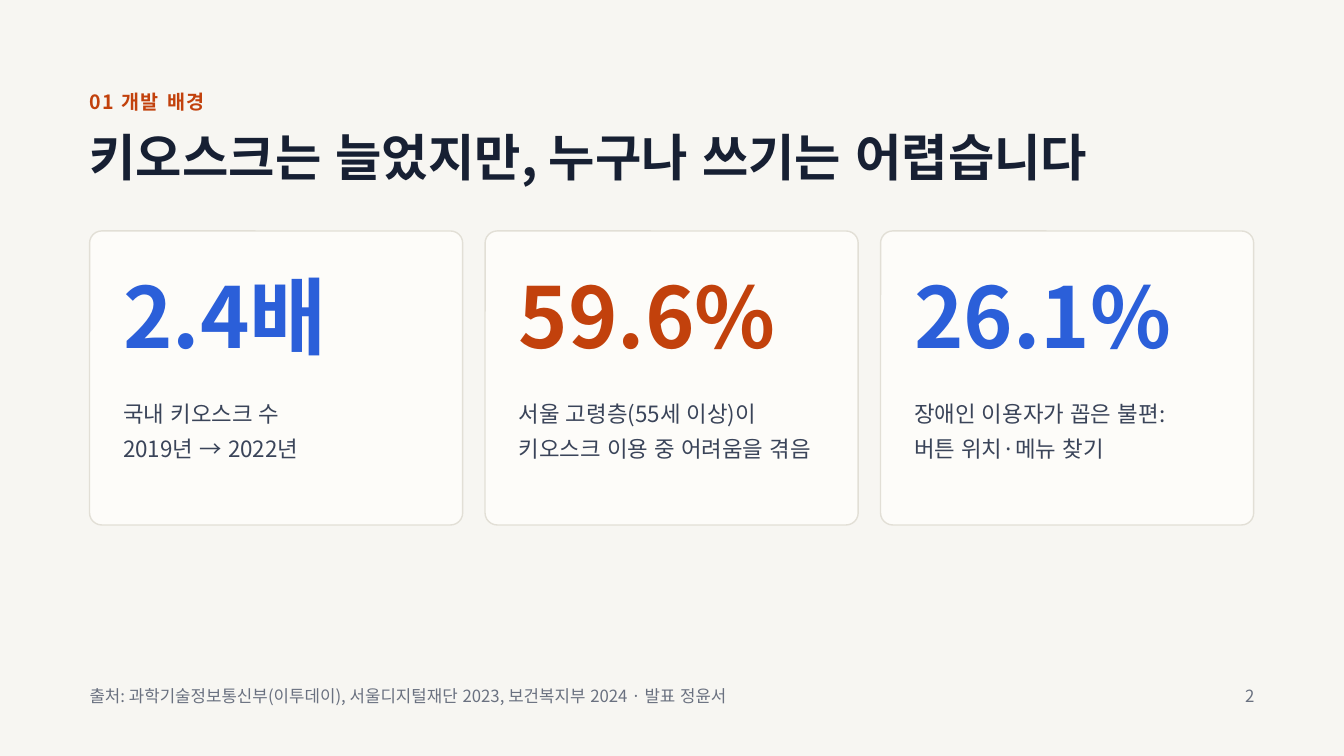
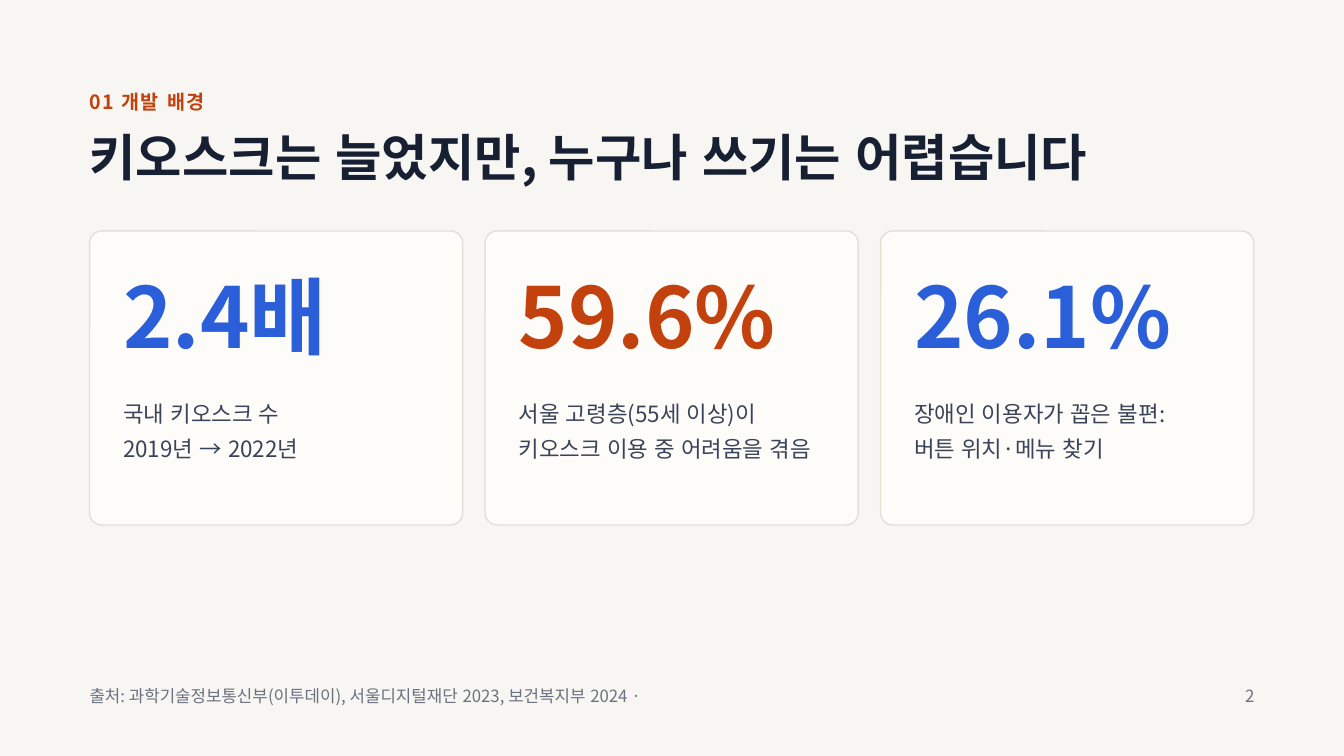
Before and after one commit to TeamProjectAIServiceDevelop/team-project, a slide deck: slide 2 of 자료/발표자료-KIOSSON.pptx. Drawn at 1344x756 pixels with LibreOffice and Linux fonts; fonts in the diff are those of the drawing. Boxes give left, top, right and bottom in pixels: in the first picture for what was removed or moved away, otherwise in the second. Text is boxed around its words. In the diff, an @@ line names an element or a change of style, - is before the commit and + after.

Commit message:
발표자료 수정

```diff
--- a/자료/발표자료-KIOSSON.pptx
+++ b/자료/발표자료-KIOSSON.pptx
@@ text at bbox=[90, 688, 627, 705]: text changed @@
-출처: 과학기술정보통신부(이투데이), 서울디지털재단 2023, 보건복지부 2024 · 발표 정윤서
+출처: 과학기술정보통신부(이투데이), 서울디지털재단 2023, 보건복지부 2024 ·
```
Also in this commit, not shown: 7 other slides changed.
